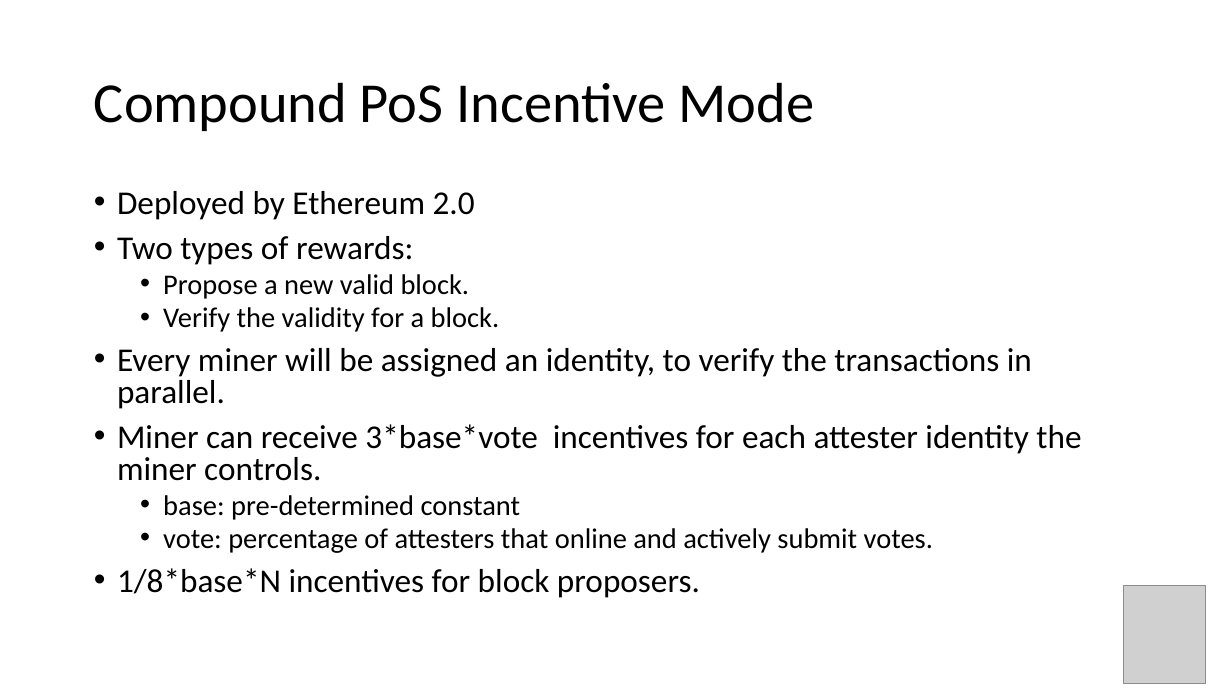
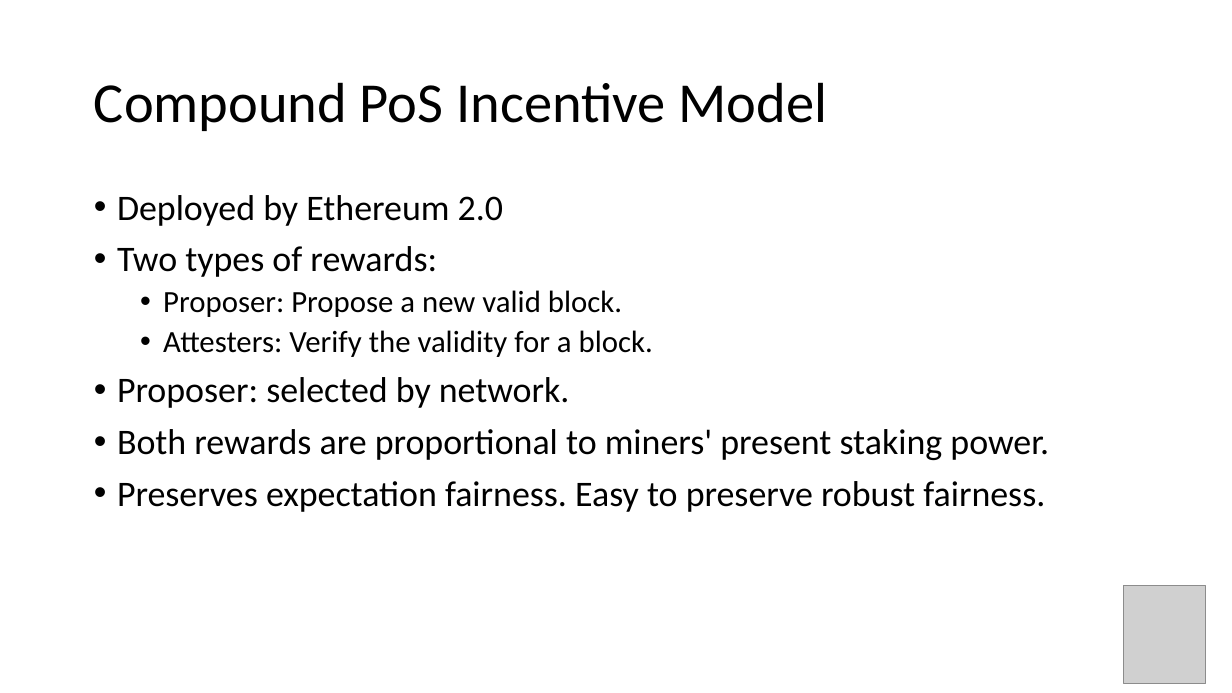
Before and after one commit to DAT650-2022/DAT650-Fairness-Analysis-for-Blockchain-Incentives, a slide deck: slide 7 of intro_pres.pptx (slide 6 before the commit). Drawn at 1232x693 pixels with LibreOffice and Linux fonts; fonts in the diff are those of the drawing; grey boxes stand for pictures. Boxes give left, top, right and bottom in pixels: in the first picture for what was removed or moved away, otherwise in the second. Text is boxed around its words. In the diff, an @@ line names an element or a change of style, - is before the commit and + after.

```diff
--- a/intro_pres.pptx
+++ b/intro_pres.pptx
@@ title at (94,82,827,131): text changed @@
-Compound PoS Incentive Mode
+Compound PoS Incentive Model
@@ text at (117,195,503,277): size 25.9 to 28 pt in "Deployed by Ethereum 2.0", "Two types of rewards:"; line spacing 0.8 to 0.9 @@
@@ text at (117,290,1049,512): text changed; size 25.9 to 28 pt @@
-  • Propose a new valid block.
-  • Verify the validity for a block.
-• Every miner will be assigned an identity, to verify the transactions in parallel.
-• Miner can receive 3*base*vote incentives for each attester identity the miner controls.
-  • base: pre-determined constant
-  • vote: percentage of attesters that online and actively submit votes.
-• 1/8*base*N incentives for block proposers.
+  • Proposer: Propose a new valid block.
+  • Attesters: Verify the validity for a block.
+• Proposer: selected by network.
+• Both rewards are proportional to miners' present staking power.
+• Preserves expectation fairness. Easy to preserve robust fairness.
```
Also in this commit, not shown: 5 other slides changed, 1 slide added.
